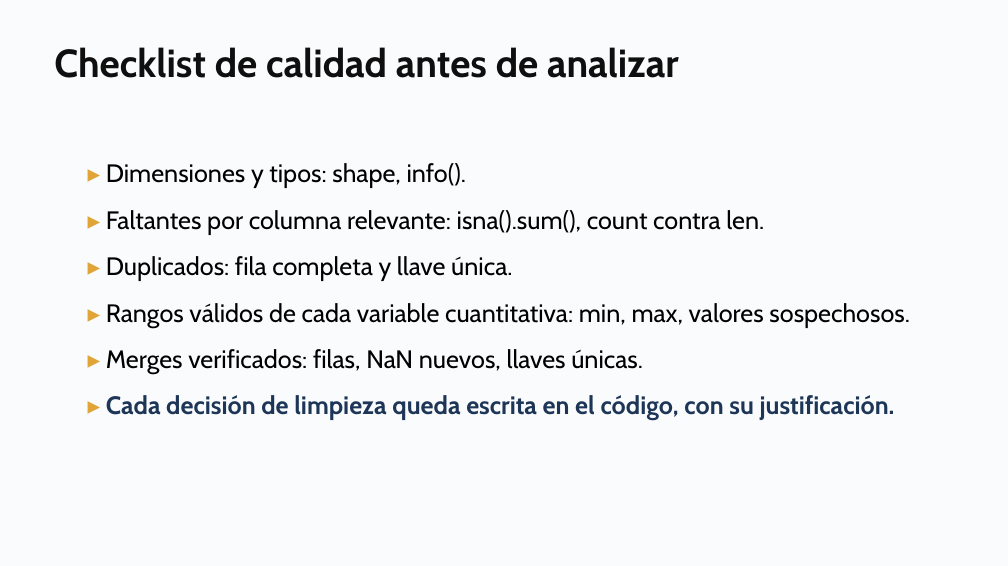
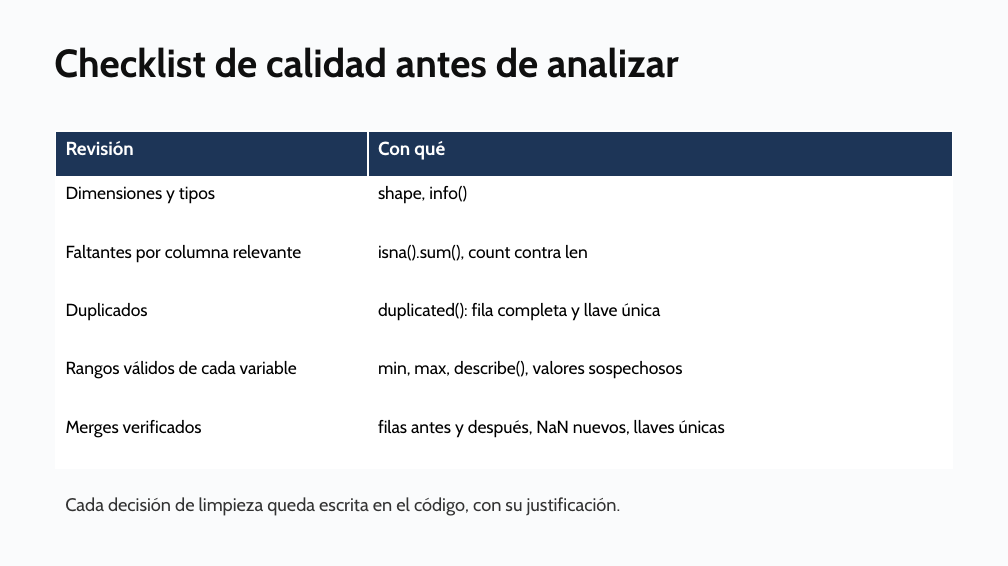
Before and after one commit to daniopitz/diplomado-cdd, a slide deck: slide 40 of presentaciones/clase02_eda_descriptiva.pptx (slide 39 before the commit). Drawn at 1008x566 pixels with LibreOffice and Linux fonts; fonts in the diff are those of the drawing. Boxes give left, top, right and bottom in pixels: in the first picture for what was removed or moved away, otherwise in the second. Text is boxed around its words. In the diff, an @@ line names an element or a change of style, - is before the commit and + after.

```diff
--- a/presentaciones/clase02_eda_descriptiva.pptx
+++ b/presentaciones/clase02_eda_descriptiva.pptx
@@ table added at <box>55,131,953,469</box>, 6 rows, 2 columns @@
+Revisión | Con qué
+Dimensiones y tipos | shape, info()
+Faltantes por columna relevante | isna().sum(), count contra len
+Duplicados | duplicated(): fila completa y llave única
+Rangos válidos de cada variable | min, max, describe(), valores sospechosos
+Merges verificados | filas antes y después, NaN nuevos, llaves únicas
@@ text removed at <box>106,163,909,421</box> @@
-▸ Dimensiones y tipos: shape, info().
-▸ Faltantes por columna relevante: isna().sum(), count contra len.
-▸ Duplicados: fila completa y llave única.
-▸ Rangos válidos de cada variable cuantitativa: min, max, valores sospechosos.
-▸ Merges verificados: filas, NaN nuevos, llaves únicas.
-▸ Cada decisión de limpieza queda escrita en el código, con su justificación.
@@ text added at <box>65,497,621,516</box>, 13 pt, text #333333 @@
+Cada decisión de limpieza queda escrita en el código, con su justificación.
```
Also in this commit, not shown: 3 other slides changed, 1 slide added, 1 other file.
